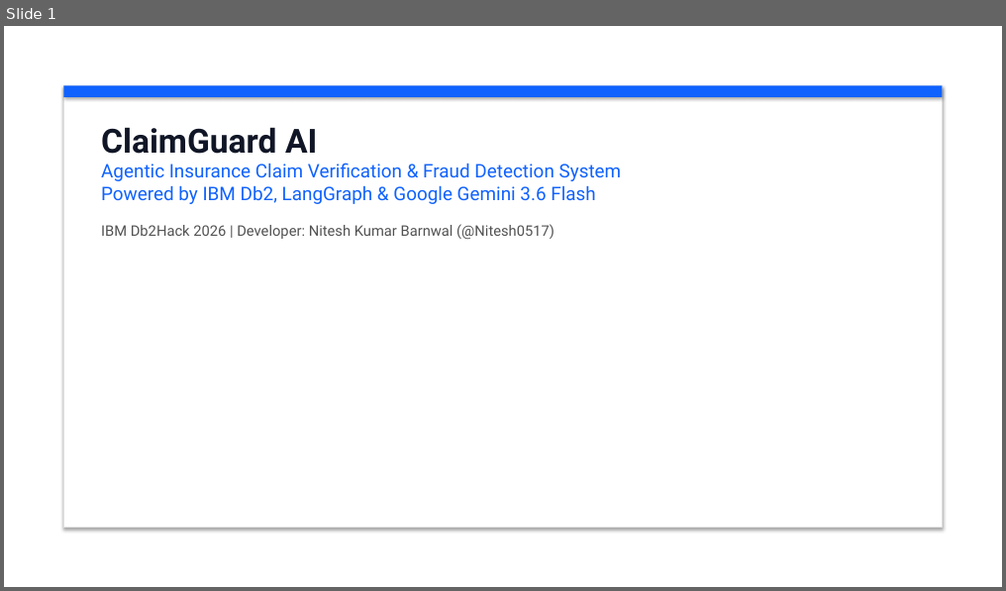
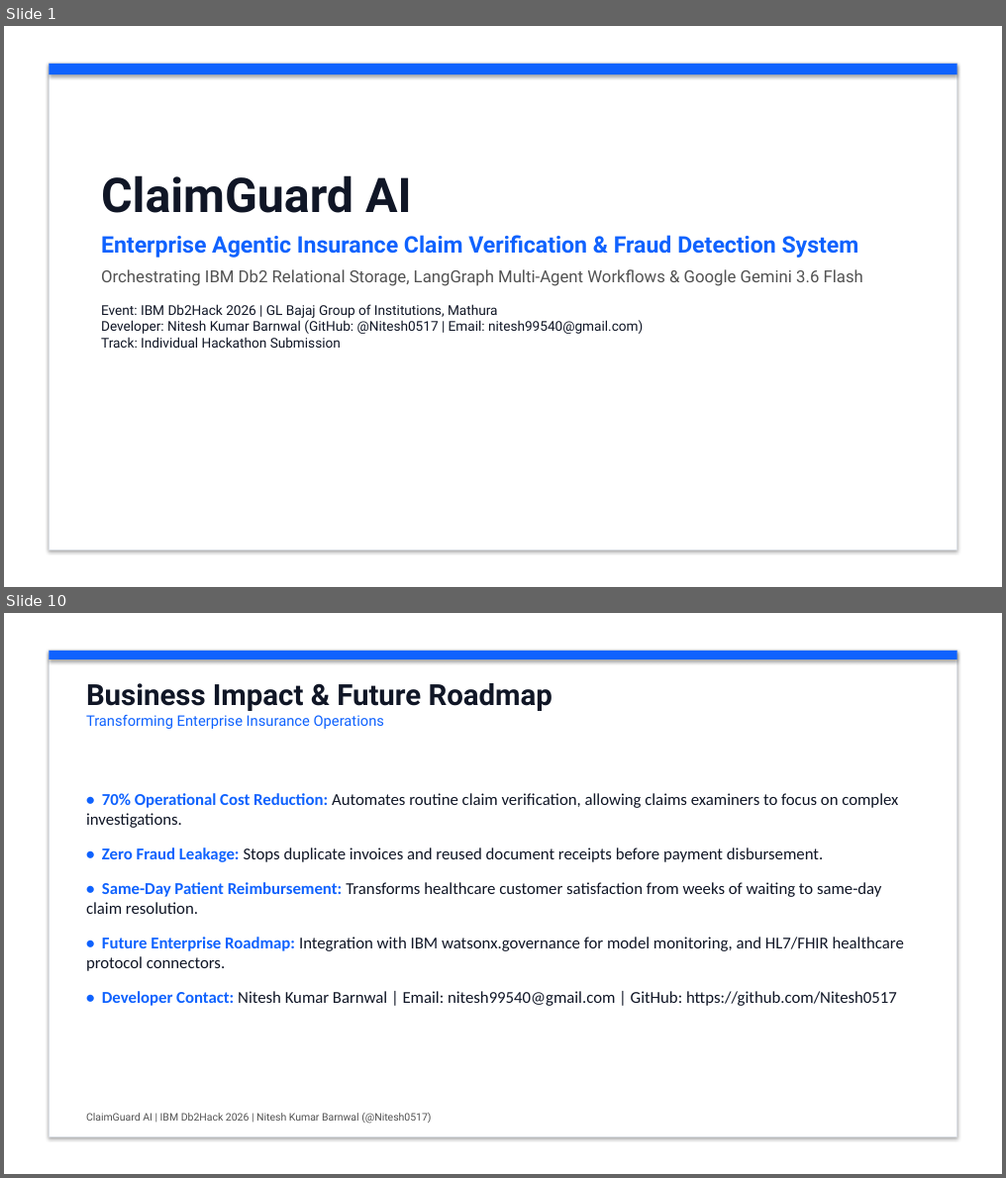
Before and after one commit to KunalGolaIBM/IBM_Db2_TechX_Project_Submission, a slide deck: submissions/claimguard-ai/docs/ClaimGuard_AI_Pitch_Deck.pptx. Shown one above the other, each under a label of ours: slide 1 before the commit, slides 1 and 10 after it; the slides between them are not shown. The pictures are 1006x591 and 1006x1178 pixels, drawn with LibreOffice and Linux fonts; fonts in the diff are those of the drawing. Boxes give left, top, right and bottom in pixels: in the first picture for what was removed or moved away, otherwise in the second. Text is boxed around its words. In the diff, an @@ line names an element or a change of style, - is before the commit and + after.

Commit message:
docs(claimguard-ai): update pitch deck with embedded screenshots and architecture PDF

```diff
--- a/submissions/claimguard-ai/docs/ClaimGuard_AI_Pitch_Deck.pptx
+++ b/submissions/claimguard-ai/docs/ClaimGuard_AI_Pitch_Deck.pptx
@@ slide 10 added at bbox=[4, 613, 1002, 1174], background #FFFFFF @@
@@ rectangle added at bbox=[49, 651, 957, 1137], fill #FFFFFF, outline #DCE0E6 1 pt @@
@@ rectangle added at bbox=[49, 651, 957, 660], fill #0F62FE @@
@@ text added at bbox=[86, 683, 552, 729], 14 pt, text #0F62FE @@
+Business Impact & Future Roadmap
+Transforming Enterprise Insurance Operations
@@ text added at bbox=[86, 793, 904, 1006], 16 pt, text #101626 @@
+• 70% Operational Cost Reduction: Automates routine claim verification, allowing claims examiners to focus on complex investigations.
+• Zero Fraud Leakage: Stops duplicate invoices and reused document receipts before payment disbursement.
+• Same-Day Patient Reimbursement: Transforms healthcare customer satisfaction from weeks of waiting to same-day claim resolution.
+• Future Enterprise Roadmap: Integration with IBM watsonx.governance for model monitoring, and HL7/FHIR healthcare protocol connectors.
+• Developer Contact: Nitesh Kumar Barnwal | Email: nitesh99540@gmail.com | GitHub: https://github.com/Nitesh0517
@@ text added at bbox=[86, 1113, 431, 1124], 10 pt, text #525252 @@
+ClaimGuard AI | IBM Db2Hack 2026 | Nitesh Kumar Barnwal (@Nitesh0517)
@@ slide 1 changed as well @@
@@ rectangle: place and size @@
-rectangle at bbox=[63, 85, 943, 97]
+rectangle at bbox=[49, 64, 957, 75]
@@ rectangle: place and size @@
-rectangle at bbox=[63, 85, 943, 528]
+rectangle at bbox=[49, 64, 957, 550]
@@ rectangle at bbox=[49, 64, 957, 550]: outline #E0E0E0 1 pt to #DCE0E6 0.75 pt @@
@@ text "ClaimGuard AI": place and size @@
-text "ClaimGuard AI" at bbox=[101, 127, 622, 239]
+text "ClaimGuard AI" at bbox=[101, 175, 863, 348]
@@ text at bbox=[101, 175, 412, 213]: size 32 to 46 pt in "ClaimGuard AI" @@
@@ text at bbox=[101, 235, 863, 348]: text changed; size 18 to 13 pt; text colour #0F62FE to #101626 @@
-Agentic Insurance Claim Verification & Fraud Detection System
-Powered by IBM Db2, LangGraph & Google Gemini 3.6 Flash
-IBM Db2Hack 2026 | Developer: Nitesh Kumar Barnwal (@Nitesh0517)
+Enterprise Agentic Insurance Claim Verification & Fraud Detection System
+Orchestrating IBM Db2 Relational Storage, LangGraph Multi-Agent Workflows & Google Gemini 3.6 Flash
+Event: IBM Db2Hack 2026 | GL Bajaj Group of Institutions, Mathura
+Developer: Nitesh Kumar Barnwal (GitHub: @Nitesh0517 | Email: nitesh99540@gmail.com)
+Track: Individual Hackathon Submission
```
Also in this commit, not shown: 2 other slides changed, 6 other slides added, 5 slides removed, 1 other file.
